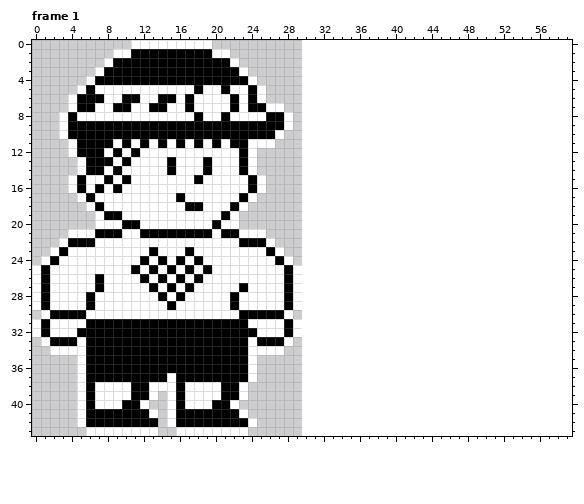
Pixel-art file: image-edits/aseprite/gaery.aseprite. Above, as it was before the edit.
30x44 pixels, 1 frame. Colours within 5 levels of each other are drawn and written as one. Shown: frame 1. The old version is drawn lined up with the new one, on the new canvas. The commit also changed other frames, which this record leaves out.
After:
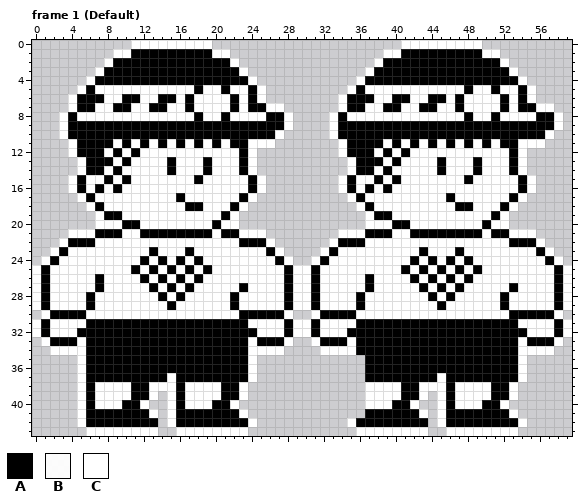
Palette (. is transparent): A #000000  B #ffffffee  C #ffffff
Log entry: Created a running frame
Edits made:
canvas 30x44 -> 60x44
--- frame 1 (Default)
@@ x 28..59 @@
- 0 ................................
- 1 ................................
- 2 ................................
- 3 ................................
- 4 ................................
- 5 ................................
- 6 ................................
- 7 ................................
- 8 C...............................
- 9 C...............................
-10 ................................
-11 ................................
-12 ................................
-13 ................................
-14 ................................
-15 ................................
-16 ................................
-17 ................................
-18 ................................
-19 ................................
-20 ................................
-21 ................................
-22 ................................
-23 ................................
-24 C...............................
-25 AC..............................
-26 AC..............................
-27 AC..............................
-28 AC..............................
-29 AC..............................
-30 C...............................
-31 AC..............................
-32 AC..............................
-33 C...............................
-34 ................................
-35 ................................
-36 ................................
-37 ................................
-38 ................................
-39 ................................
-40 ................................
-41 ................................
-42 ................................
-43 ................................
+ 0 .............CCCCCCCCC..........
+ 1 ...........CCAAAAAAAAACC........
+ 2 ..........CAAAAAAAAAAAAAC.......
+ 3 .........CAAAAAAAAAAAAAAAC......
+ 4 ........CAAAAAAAAAAAAAAAAAC.....
+ 5 .......CACCCCCCCCCCCACCACCAC....
+ 6 ......CAAACCAACCAACACCCCACAC....
+ 7 ......CAACCAACCAACCACCCCACAACC..
+ 8 C....CACCCCCCCCCCCCCACCACCCCAAC.
+ 9 C....CAAAAAAAAAAAAAAAAAAAAAAAAC.
+10 .....CAAAAAAAAAAAAAAAAAAAAAAAC..
+11 ......CAAAACACACACACACACAACCC...
+12 ......CAAACACACCCCCCCCCCCAC.....
+13 .......CAAACACCCCACCCACCCAC.....
+14 .......CAACACCCCCACCCACCCAC.....
+15 ......CACCACACCCCCCCACCCCCAC....
+16 ......CACACACCCCCCCCCCCCCCAC....
+17 .......CACCCCCCCCCACCCCCCAC.....
+18 ........CACCCCCCCCCAACCCAC......
+19 .........CAACCCCCCCCCCCAC.......
+20 .........CBCAACCCCCCCCACC.......
+21 ......CCCAAACCAAAAAAAACAACCC....
+22 .....CAAACCCCCCCCCCCCCCCCAAAC...
+23 ....CACCCCCCCCCACCCACCCCCCCCAC..
+24 C..CACCCCCCCCCACACACACCCCCCCCAC.
+25 ACCACCCCCCCCCACACACACACCCCCCCCAC
+26 ACCACCCCCACCCCACACACACCCCCCCCCAC
+27 ACCACCCCCACCCCCACACACCCCCACCCCAC
+28 ACCACCCCACCCCCCCACACCCCCACCCCCAC
+29 ACCACCCCACCCCCCCCACCCCCCACCCCCAC
+30 C..CAAAACCCCCCCCCCCCCCCCCAAAAAC.
+31 ACCACCCCAAAAAAAAAAAAAAAAAACCCCAC
+32 ACCACCCAAAAAAAAAAAAAAAAAAAACCCAC
+33 C..CAAACAAAAAAAAAAAAAAAAAACAAAC.
+34 ....CCCCAAAAAAAAAAAAAAAAAACCCC..
+35 .........AAAAAAAAAAAAAAAAAC.....
+36 .........AAAAAAAAAAAAAAAAAC.....
+37 .........AAAAAAAACAAAAAAAAC.....
+38 .........CCCCAACCCACCCCAAC......
+39 .........CCCCAAC.CACCCCAAC......
+40 .........CCCAAC..CACCCAAC.......
+41 .........AAAAAAC.CAAAAAAAC......
+42 .......CAAAAAAAA.CAAAAAAAAC.....
+43 ........CCCCCCCC..CCCCCCCC......
Changed places in both pictures, as pixel boxes (x1, y1, x2, y2):
added: (302, 40, 572, 436)
